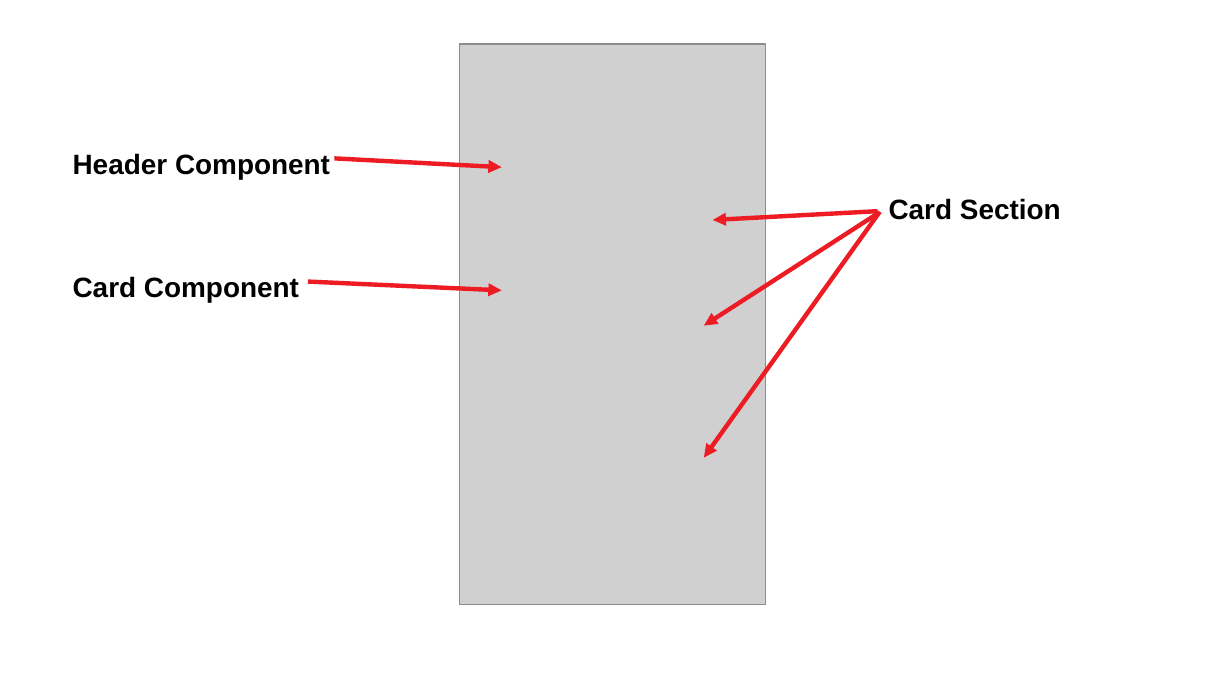
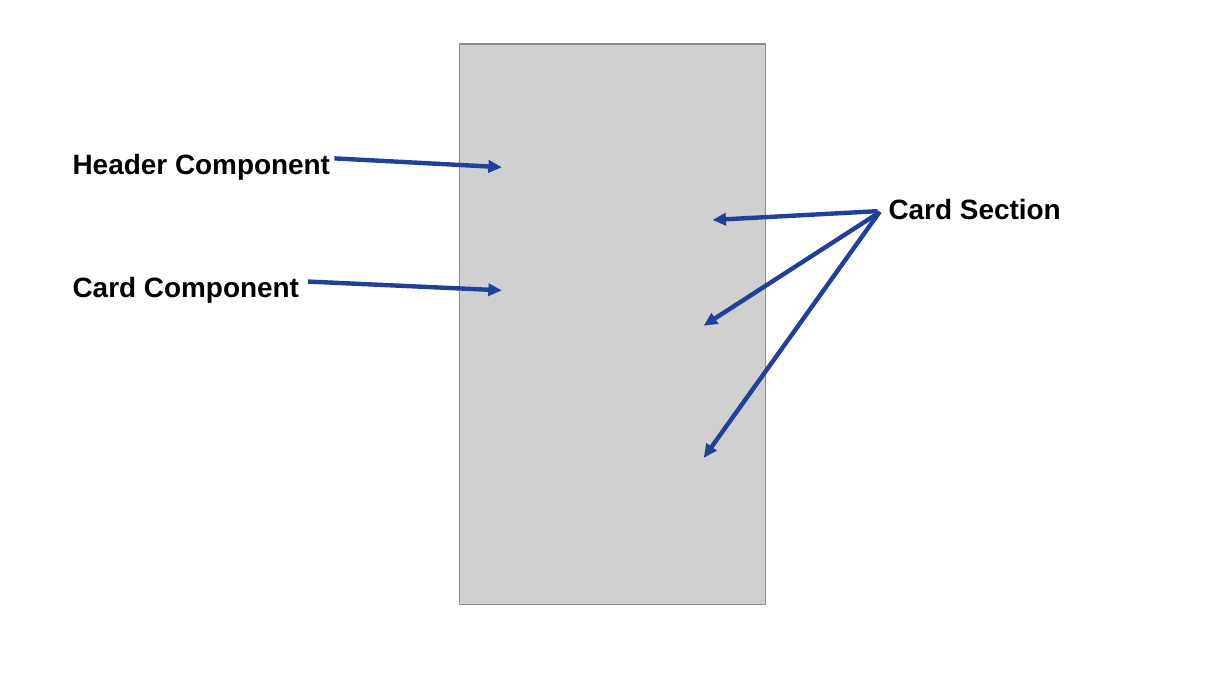
Before and after one commit to johnmagt/PIDM-2019_2, a slide deck: slide 3 of SLIDES/aula03.odp. Drawn at 1232x693 pixels with LibreOffice and Linux fonts; fonts in the diff are those of the drawing; grey boxes stand for pictures; background and template pictures are left out. Boxes give left, top, right and bottom in pixels: in the first picture for what was removed or moved away, otherwise in the second. Text is boxed around its words. In the diff, an @@ line names an element or a change of style, - is before the commit and + after.

```diff
--- a/SLIDES/aula03.odp
+++ b/SLIDES/aula03.odp
@@ arrow (334, 159) - (502, 168): stroke #ED1C24 2.83 pt to #21409A 2.83 pt @@
@@ arrow (879, 212) - (704, 325): stroke #ED1C24 2.83 pt to #21409A 2.83 pt @@
@@ arrow (880, 211) - (704, 457): stroke #ED1C24 2.83 pt to #21409A 2.83 pt @@
@@ arrow (878, 211) - (713, 220): stroke #ED1C24 2.83 pt to #21409A 2.83 pt @@
@@ arrow (309, 282) - (502, 291): stroke #ED1C24 2.83 pt to #21409A 2.83 pt @@
```
Also in this commit, not shown: 5 other slides changed, 7 slides added, 5 slides removed, 5 other files.
